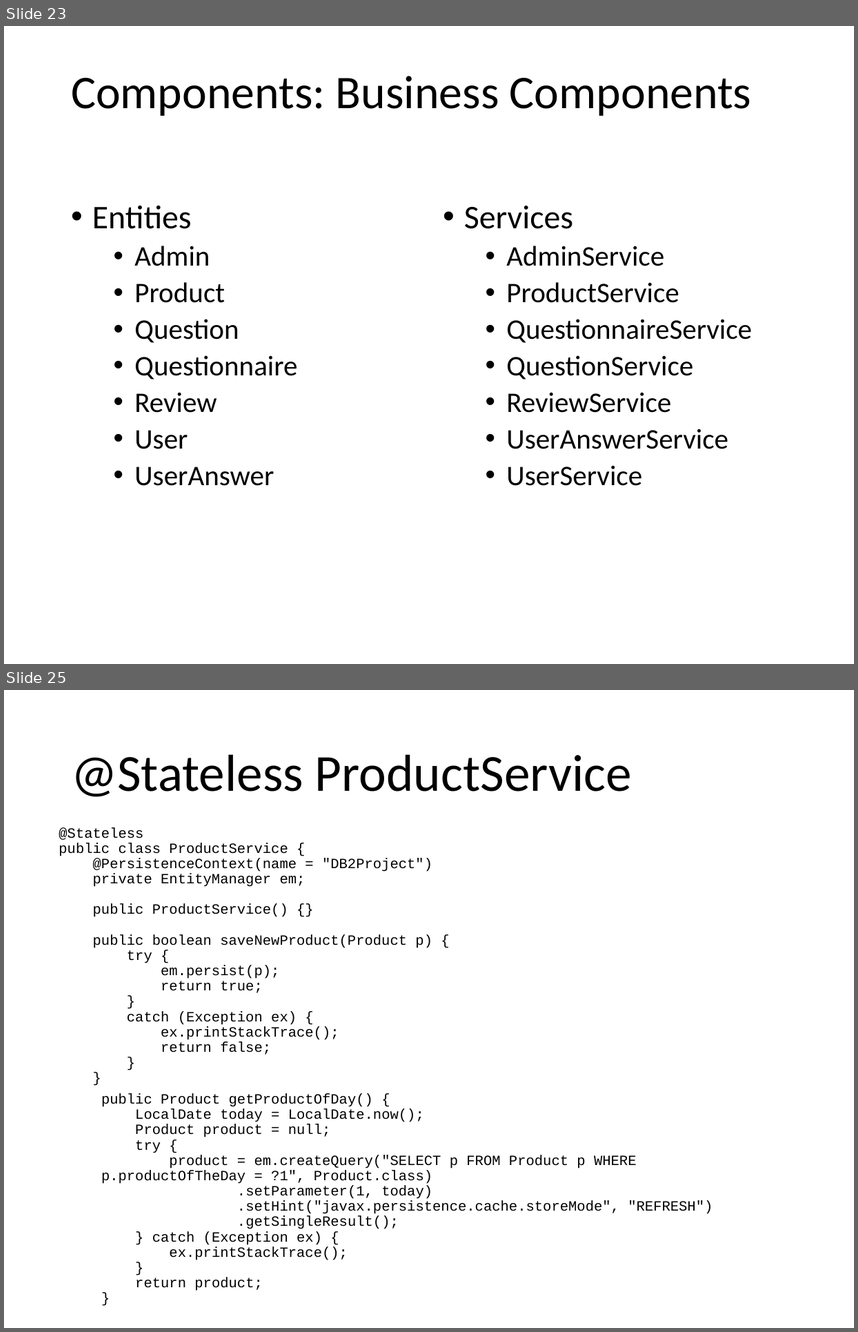
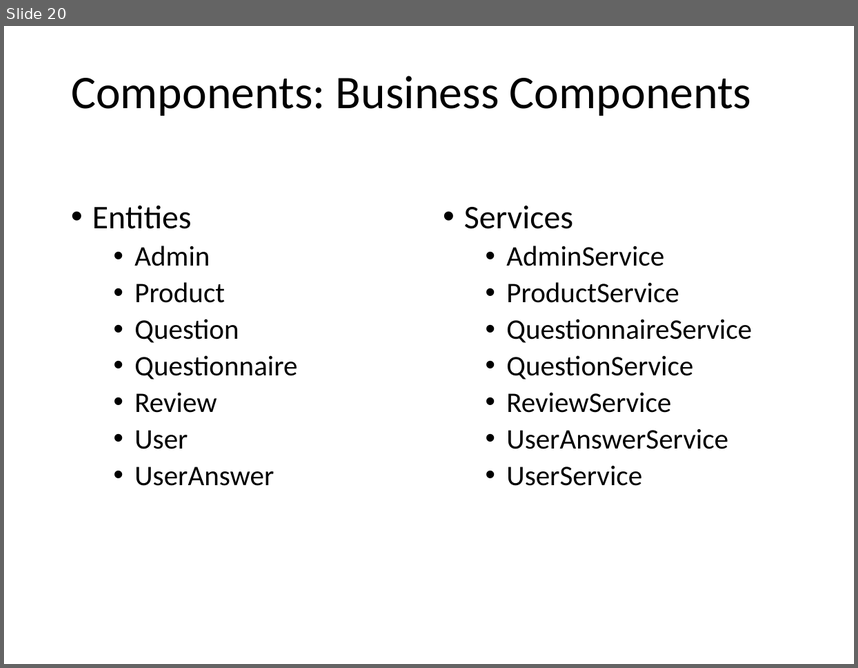
Before and after one commit to catonzio/DB2project, a slide deck: DB2project.pptx. Shown one above the other, each under a label of ours: slides 23 and 25 before the commit, slide 20 after it; the slides between them are not shown. The pictures are 858x1332 and 858x668 pixels, drawn with LibreOffice and Linux fonts; fonts in the diff are those of the drawing. Boxes give left, top, right and bottom in pixels: in the first picture for what was removed or moved away, otherwise in the second. Text is boxed around its words. In the diff, an @@ line names an element or a change of style, - is before the commit and + after.

```diff
--- a/DB2project.pptx
+++ b/DB2project.pptx
@@ slide 25 removed at <box>4,690,854,1328</box>, background #FFFFFF @@
@@ title removed at <box>71,754,632,797</box> @@
-@Stateless ProductService
@@ text removed at <box>59,827,713,1260</box> @@
-@Stateless
-public class ProductService {
-@PersistenceContext(name = "DB2Project")
-private EntityManager em;
-public ProductService() {}
-public boolean saveNewProduct(Product p) {
-try {
-em.persist(p);
-return true;
-}
-catch (Exception ex) {
-ex.printStackTrace();
-return false;
-}
-}
-  public Product getProductOfDay() {
-  LocalDate today = LocalDate.now();
-  Product product = null;
-  try {
-  product = em.createQuery("SELECT p FROM Product p WHERE p.productOfTheDay = ?1", Product.class)
-  .setParameter(1, today)
-  .setHint("javax.persistence.cache.storeMode", "REFRESH")
-  .getSingleResult();
-  } catch (Exception ex) {
-  ex.printStackTrace();
-  }
-  return product;
-  }
@@ what was slide 23 is now slide 20 @@
```
Also in this commit, not shown: 13 slides changed, 4 slides added, 10 other slides removed, 14 other files.
